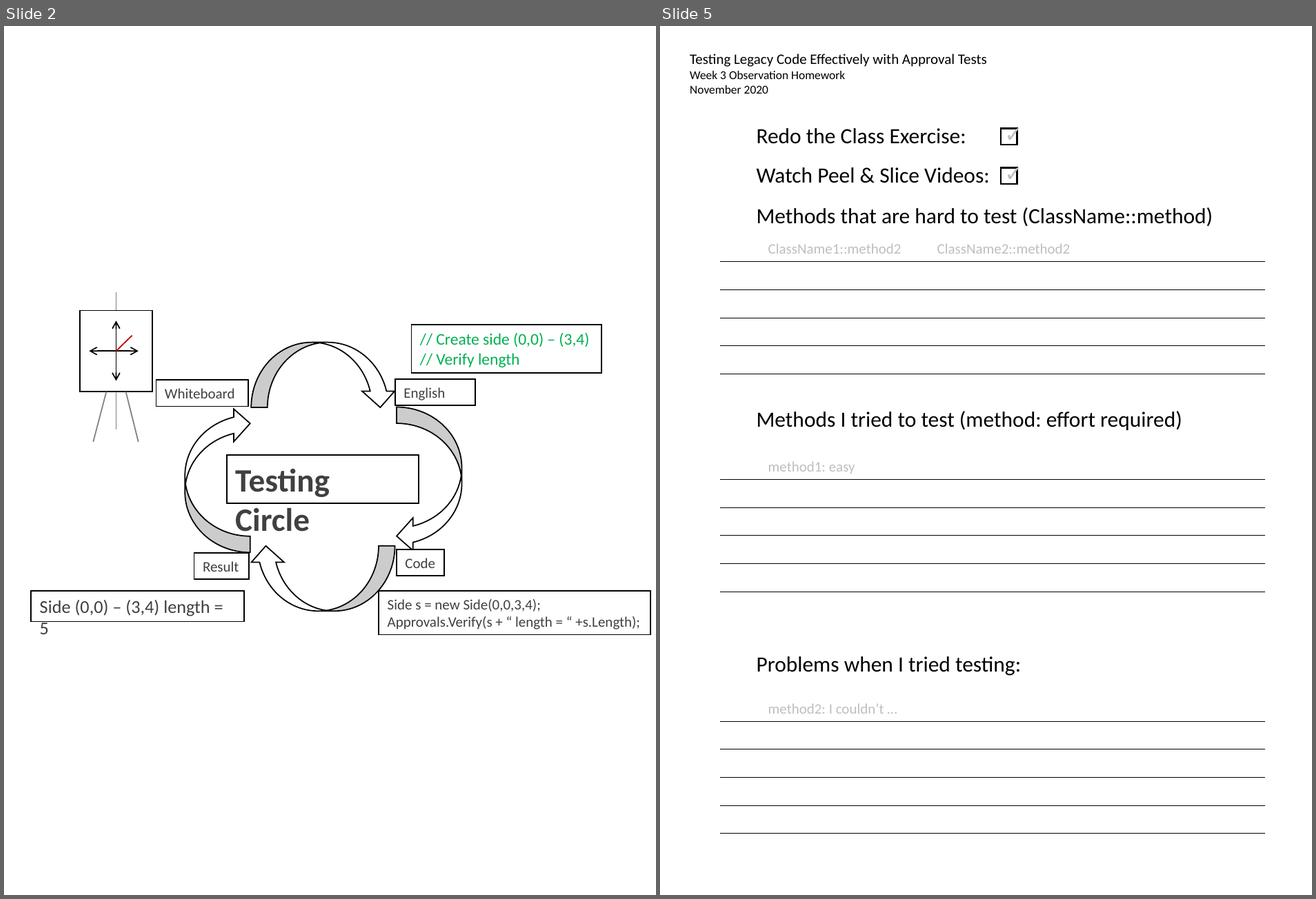
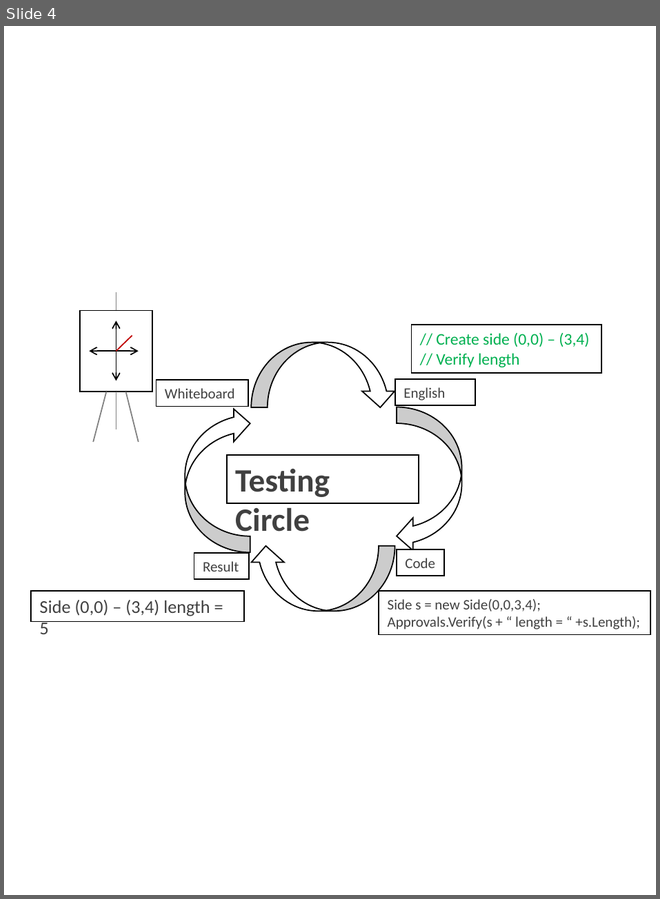
Before and after one commit to isidore/TestDrivenDevelopmentClass.Slides, a slide deck: Homework Printouts.pptx. Shown side by side, each under a label of ours: slides 2 and 5 before the commit, slide 4 after it; the slides between them are not shown. The pictures are 1316x899 and 660x899 pixels, drawn with LibreOffice and Linux fonts; fonts in the diff are those of the drawing. Boxes give left, top, right and bottom in pixels: in the first picture for what was removed or moved away, otherwise in the second. Text is boxed around its words. In the diff, an @@ line names an element or a change of style, - is before the commit and + after.

Commit message:
week 2

```diff
--- a/Homework Printouts.pptx
+++ b/Homework Printouts.pptx
@@ slide 5 removed at (660, 26, 1312, 895), background #FFFFFF @@
@@ text removed at (690, 54, 987, 94) @@
-Testing Legacy Code Effectively with Approval Tests
-Week 3 Observation Homework
-November 2020
@@ text removed at (757, 128, 966, 144) @@
-Redo the Class Exercise:
@@ text removed at (995, 116, 1042, 151) @@
-✓
@@ rectangle removed at (1001, 129, 1017, 145) @@
@@ text removed at (757, 167, 990, 183) @@
-Watch Peel & Slice Videos:
@@ text removed at (995, 156, 1042, 190) @@
-✓
@@ rectangle removed at (1001, 167, 1017, 184) @@
@@ text removed at (757, 207, 1213, 226) @@
-Methods that are hard to test (ClassName::method)
@@ group removed at (720, 244, 1265, 374): 5 lines, 1 text @@
-ClassName1::method2 ClassName2::method2
@@ text removed at (757, 411, 1182, 430) @@
-Methods I tried to test (method: effort required)
@@ group removed at (720, 462, 1265, 592): 5 lines, 1 text @@
-method1: easy
@@ text removed at (757, 657, 1021, 676) @@
-Problems when I tried testing:
@@ group removed at (720, 704, 1265, 834): 5 lines, 1 text @@
-method2: I couldn’t …
@@ what was slide 2 is now slide 4 @@
```
Also in this commit, not shown: 2 slides added, 2 other slides removed, 5 other files.
